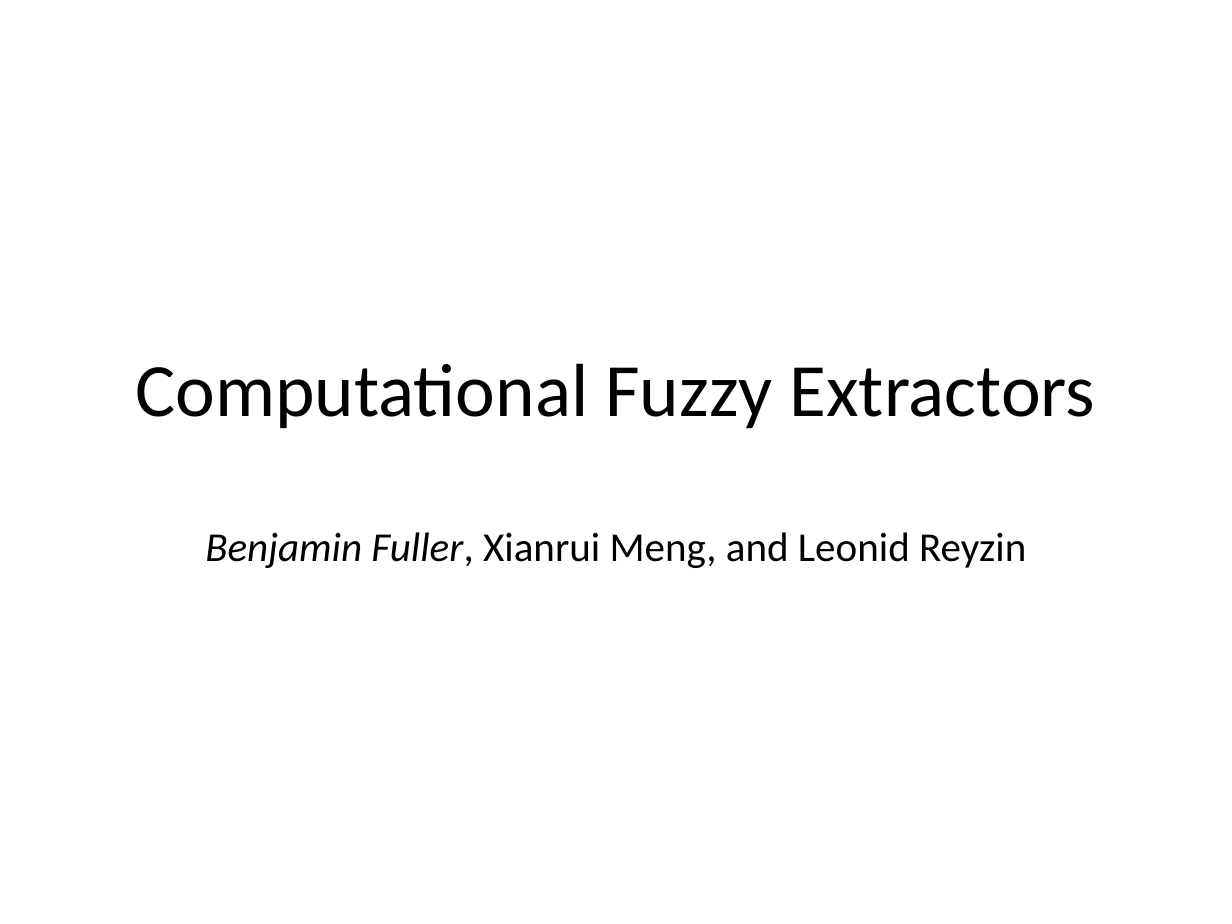
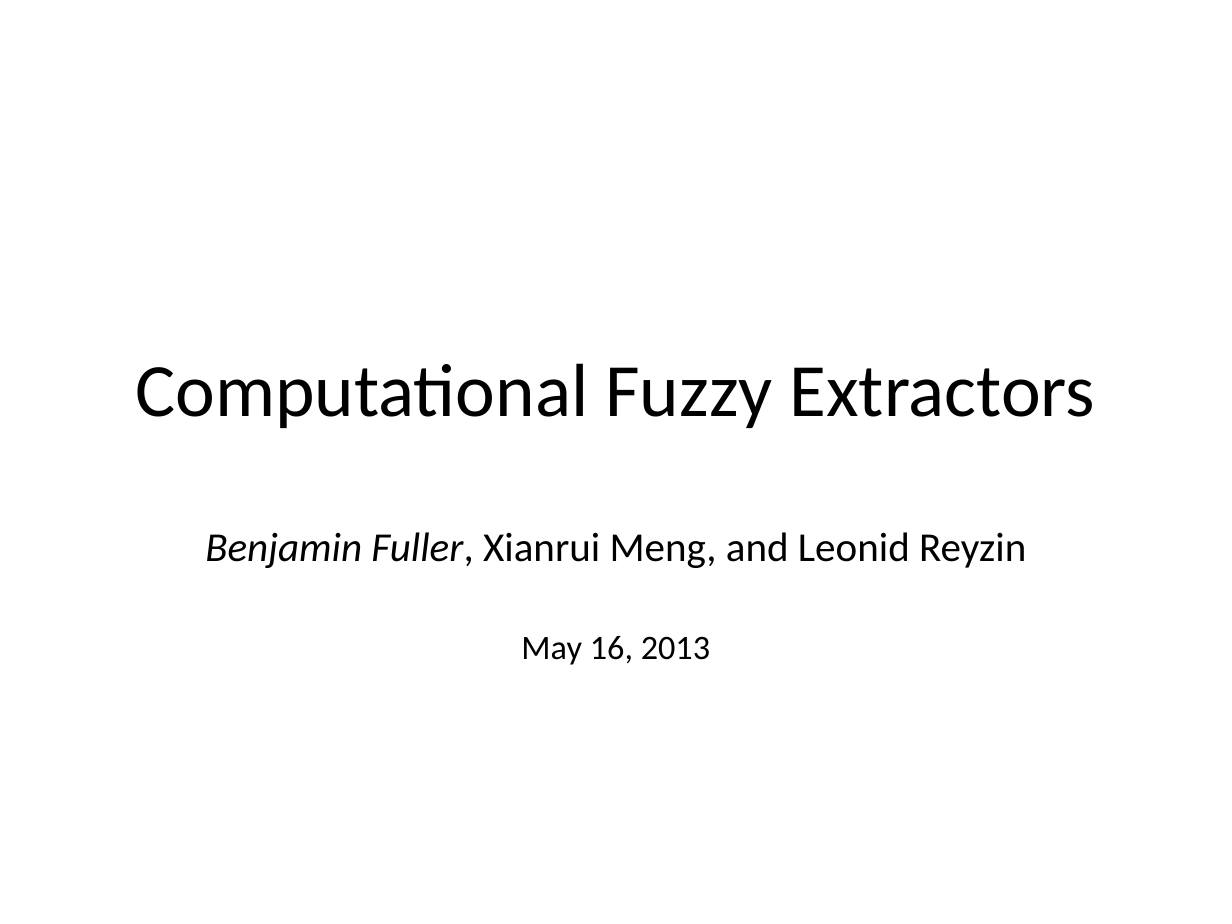
Before and after one commit to xianruimeng/comp-fuzzy-ext, a slide deck: slide 1 of ComputationalFuzzyExtractors.pptx. Drawn at 1232x924 pixels with LibreOffice and Linux fonts; fonts in the diff are those of the drawing. Boxes give left, top, right and bottom in pixels: in the first picture for what was removed or moved away, otherwise in the second. Text is boxed around its words. In the diff, an @@ line names an element or a change of style, - is before the commit and + after.

```diff
--- a/ComputationalFuzzyExtractors.pptx
+++ b/ComputationalFuzzyExtractors.pptx
@@ subtitle at (521,636,710,665): paragraph added @@
+May 16, 2013
```
Also in this commit, not shown: 2 other slides changed, 1 slide added.
